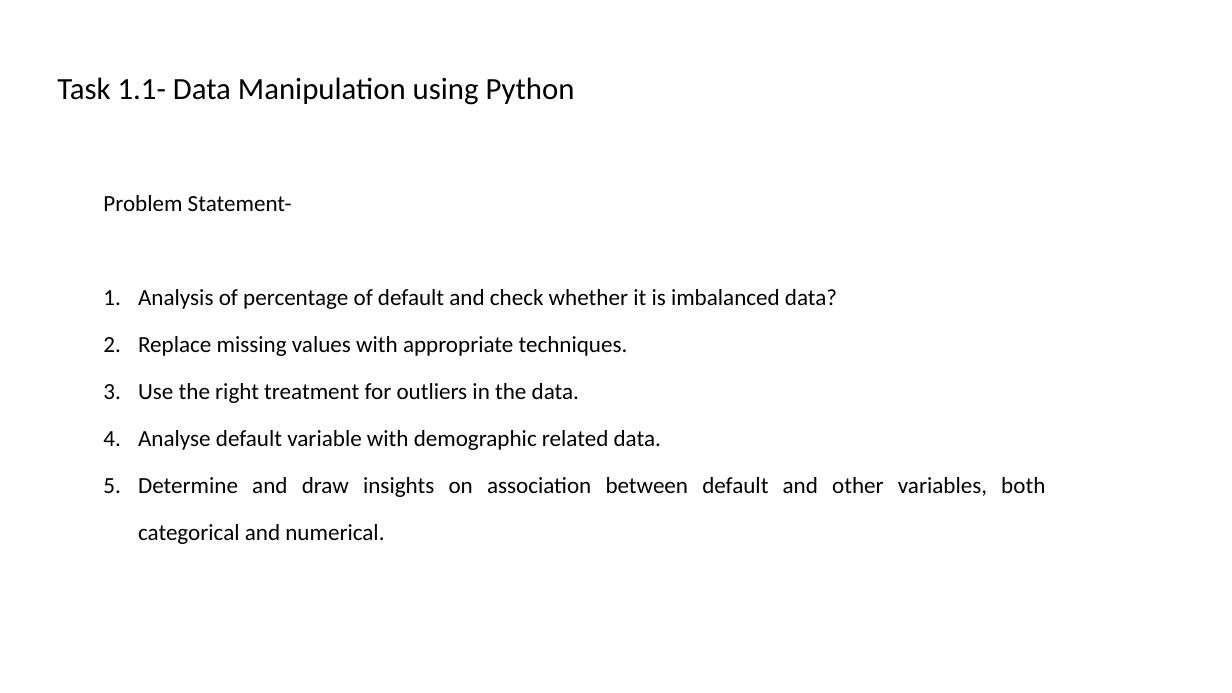
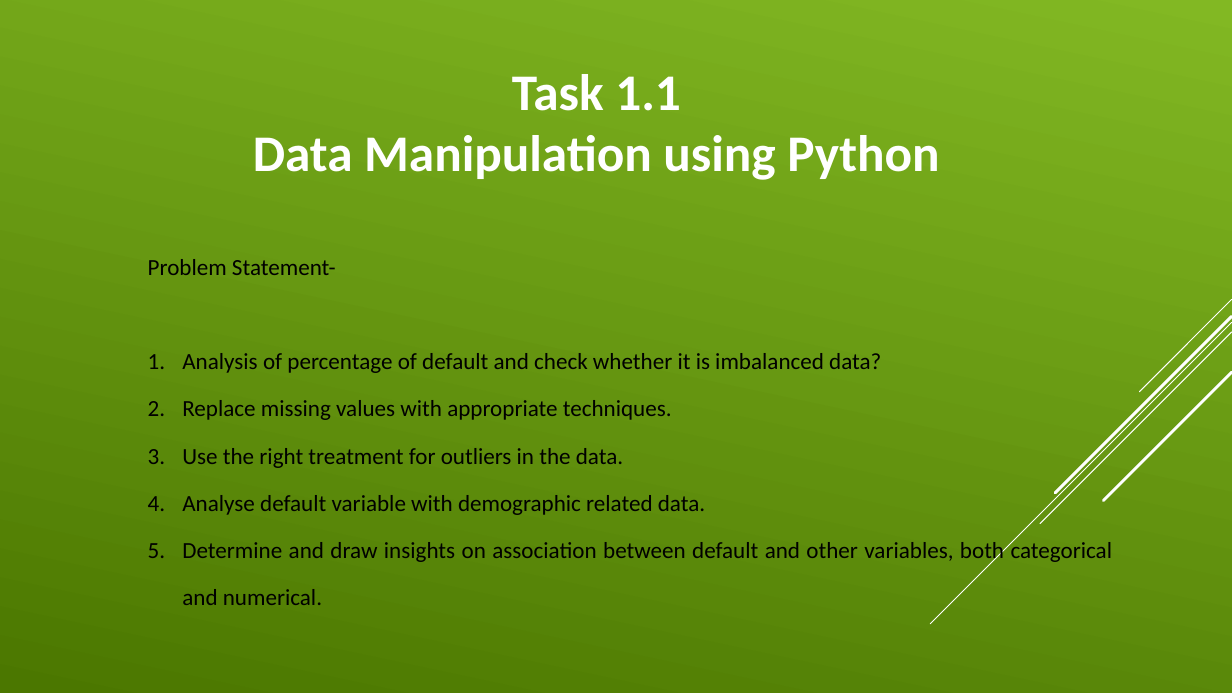
Before and after one commit to duttashubhaditya/USIAIACADEMY1, a slide deck: slide 4 of Assignments/Capstone/Checkpoint 1/Checkpoint_1_Batch_I_Group_5.pptx (slide 5 before the commit). Drawn at 1232x693 pixels with LibreOffice and Linux fonts; fonts in the diff are those of the drawing. Boxes give left, top, right and bottom in pixels: in the first picture for what was removed or moved away, otherwise in the second. Text is boxed around its words. In the diff, an @@ line names an element or a change of style, - is before the commit and + after.

```diff
--- a/Assignments/Capstone/Checkpoint 1/Checkpoint_1_Batch_I_Group_5.pptx
+++ b/Assignments/Capstone/Checkpoint 1/Checkpoint_1_Batch_I_Group_5.pptx
@@ background gradient #FFFFFF to #4C7800 to gradient #82B923 to #4C7800 @@
@@ text at (x1=253, y1=74, x2=939, y2=180): text changed; size 24 to 40 pt; text colour #000000 to #FFFFFF; bold on @@
-Task 1.1- Data Manipulation using Python
+Task 1.1
+Data Manipulation using Python
@@ text "Problem Statement-" rewrapped from (x1=103, y1=195, x2=1045, y2=544) to (x1=148, y1=259, x2=1113, y2=605) @@
```
Also in this commit, not shown: 8 other slides changed, 2 slides added, 2 slides removed.
